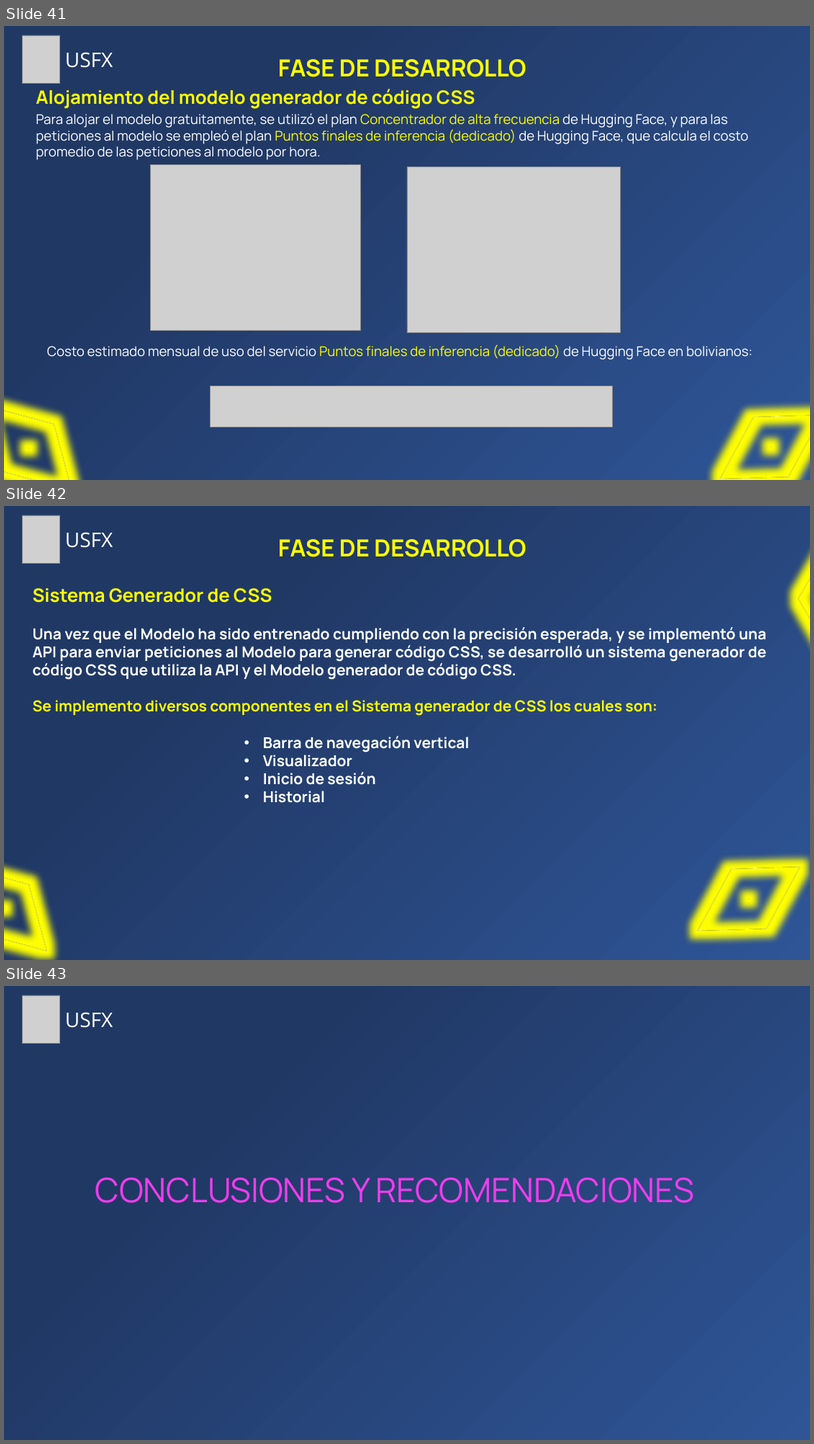
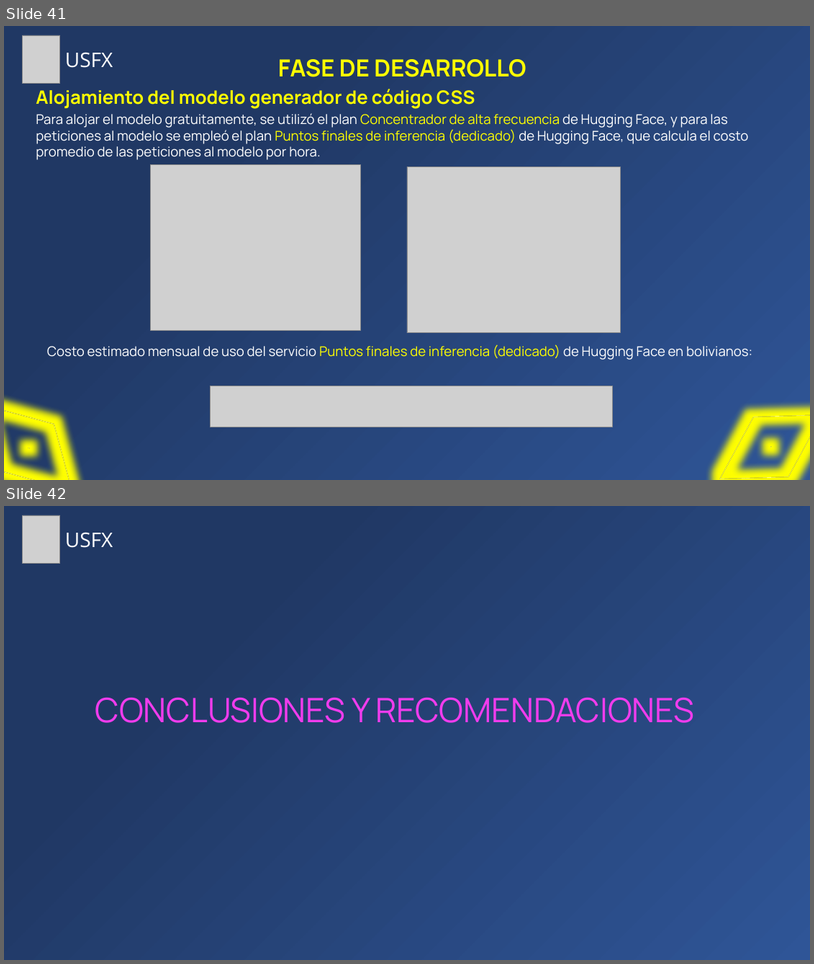
Before and after one commit to Zelechos/Generador-Css, a slide deck: documents/Presentación de Perfil - Modelo Generador CSS.pptx. Shown one above the other, each under a label of ours: slides 41, 42 and 43 before the commit, slides 41 and 42 after it. The pictures are 814x1444 and 814x964 pixels, drawn with LibreOffice and Linux fonts; fonts in the diff are those of the drawing; grey boxes stand for pictures. Boxes give left, top, right and bottom in pixels: in the first picture for what was removed or moved away, otherwise in the second. Text is boxed around its words. In the diff, an @@ line names an element or a change of style, - is before the commit and + after.

```diff
--- a/documents/Presentación de Perfil - Modelo Generador CSS.pptx
+++ b/documents/Presentación de Perfil - Modelo Generador CSS.pptx
@@ slide 42 removed at (x1=4, y1=506, x2=810, y2=960), background gradient #2F5597 to #203864 @@
@@ picture removed at (x1=22, y1=515, x2=60, y2=563) @@
@@ text removed at (x1=65, y1=532, x2=113, y2=548) @@
-USFX
@@ text removed at (x1=278, y1=539, x2=526, y2=557) @@
-FASE DE DESARROLLO
@@ frame removed at (x1=773, y1=539, x2=810, y2=659) @@
@@ text removed at (x1=33, y1=588, x2=767, y2=803) @@
-Sistema Generador de CSS
-Una vez que el Modelo ha sido entrenado cumpliendo con la precisión esperada, y se implementó una API para enviar peticiones al Modelo para generar código CSS, se desarrolló un sistema generador de código CSS que utiliza la API y el Modelo generador de código CSS.
-Se implemento diversos componentes en el Sistema generador de CSS los cuales son:
-              • Barra de navegación vertical
-              • Visualizador
-              • Inicio de sesión
-              • Historial
@@ frame removed at (x1=699, y1=847, x2=800, y2=950) @@
@@ frame removed at (x1=4, y1=867, x2=47, y2=951) @@
@@ what was slide 43 is now slide 42 @@
```
Also in this commit, not shown: 2 slides changed.
